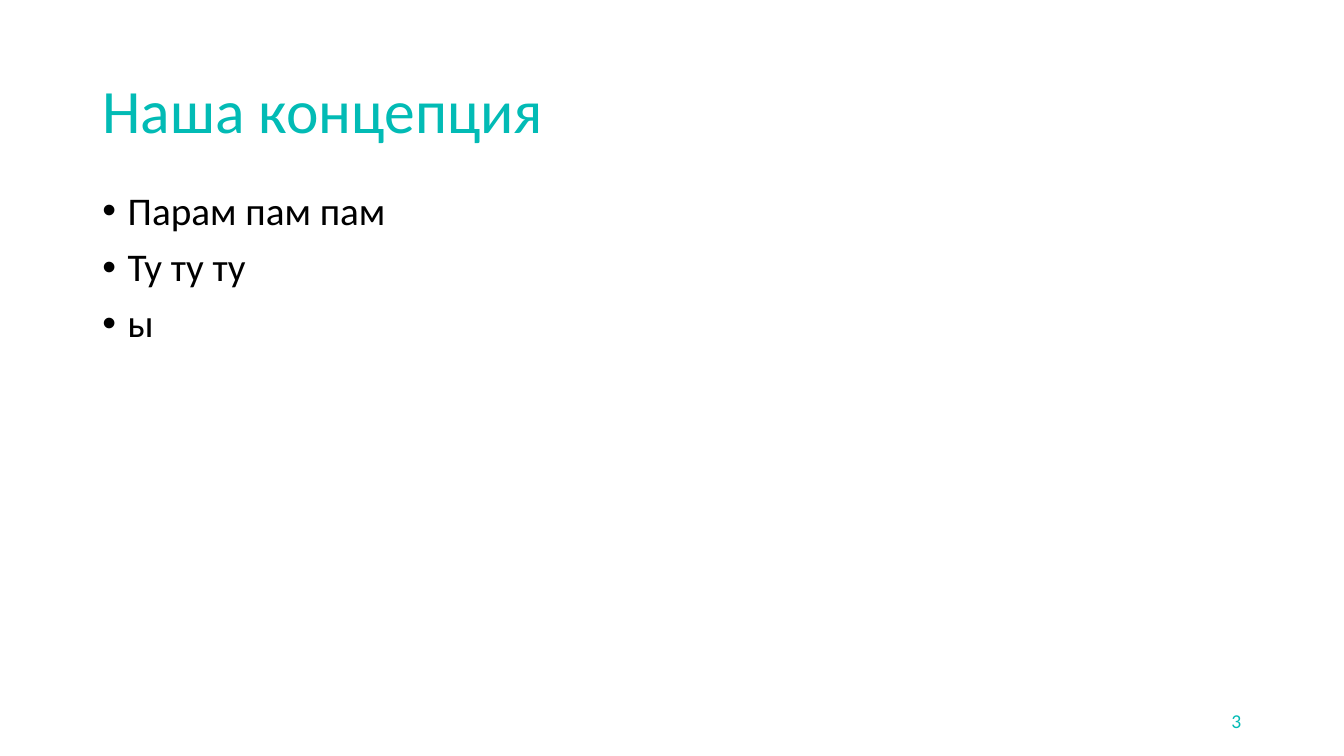
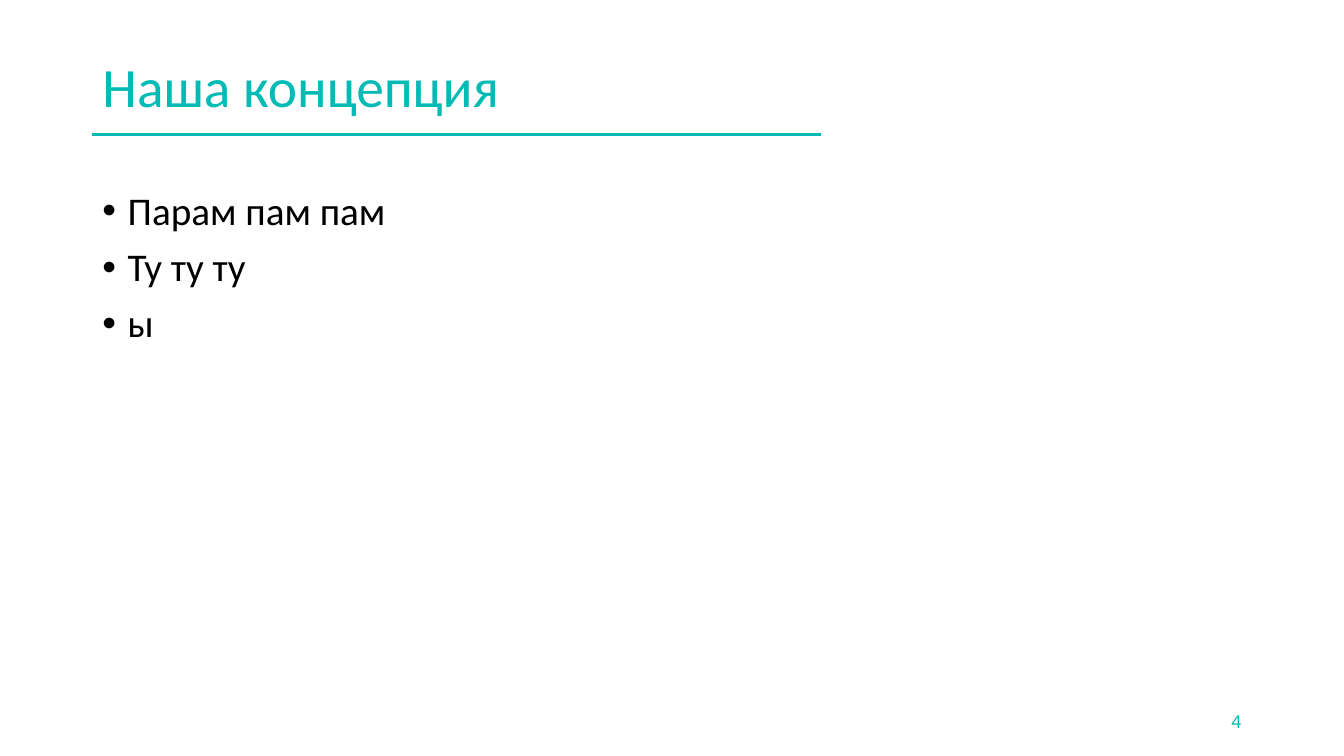
Before and after one commit to atomSkittlesTeam/atomicHunter, a slide deck: slide 4 of AtomicHunterTemplate.pptx (slide 3 before the commit). Drawn at 1344x756 pixels with LibreOffice and Linux fonts; fonts in the diff are those of the drawing; background and template pictures are left out. Boxes give left, top, right and bottom in pixels: in the first picture for what was removed or moved away, otherwise in the second. Text is boxed around its words. In the diff, an @@ line names an element or a change of style, - is before the commit and + after.

```diff
--- a/AtomicHunterTemplate.pptx
+++ b/AtomicHunterTemplate.pptx
@@ title "Наша концепция": place and size @@
-title "Наша концепция" at (102, 93, 543, 143)
+title "Наша концепция" at (102, 71, 499, 116)
@@ title "Наша концепция" at (102, 71, 499, 116): size 44 to 39.6 pt @@
@@ line added from (93, 134) to (822, 134), #02BBB5 1.75 pt @@
@@ page number at (1231, 715, 1241, 728): text changed @@
-3
+4
```
Also in this commit, not shown: 2 other slides changed, 1 slide added, 1 other file.
